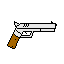
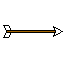
Layered file, before and after one edit (64 × 64). Changes by layer:
painted on "背景" over box(3, 21, 63, 49)
